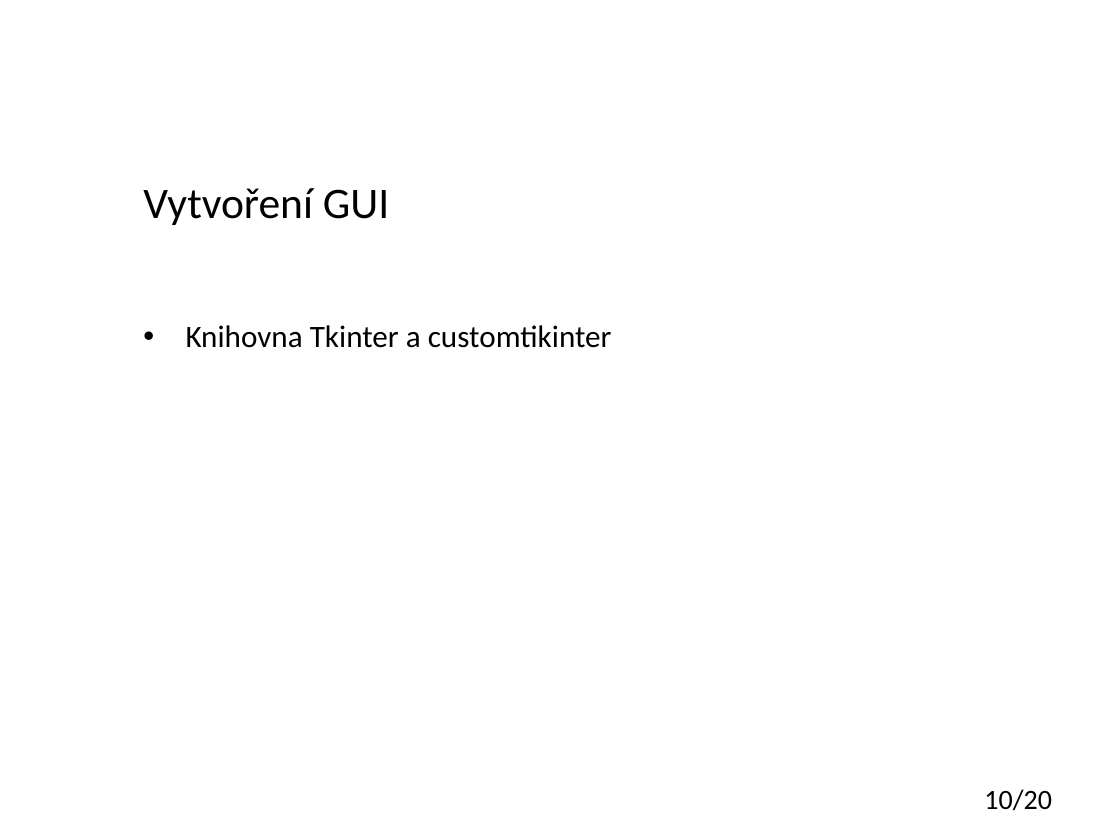
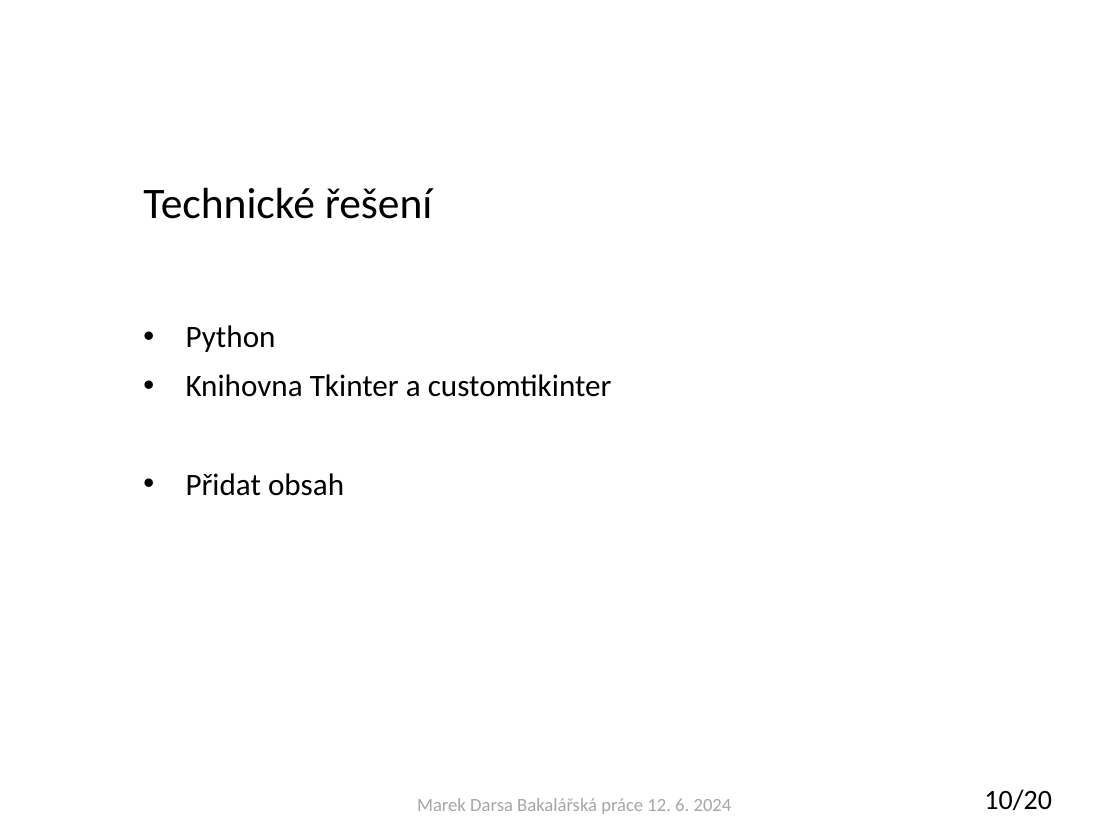
Before and after one commit to IronKnee22/Bakalarka, a slide deck: slide 10 of Obhajoba_darsamar.pptx. Drawn at 1120x840 pixels with LibreOffice and Linux fonts; fonts in the diff are those of the drawing; background and template pictures are left out. Boxes give left, top, right and bottom in pixels: in the first picture for what was removed or moved away, otherwise in the second. Text is boxed around its words. In the diff, an @@ line names an element or a change of style, - is before the commit and + after.

```diff
--- a/Obhajoba_darsamar.pptx
+++ b/Obhajoba_darsamar.pptx
@@ title at [143, 187, 433, 219]: text changed @@
-Vytvoření GUI
+Technické řešení
@@ text at [186, 325, 276, 352]: paragraph added @@
+• Python
@@ text at [186, 473, 344, 496]: paragraph added @@
+• Přidat obsah
@@ text added at [417, 798, 732, 814], 12 pt, text #A6A6A6 @@
+Marek Darsa Bakalářská práce 12. 6. 2024
```
Also in this commit, not shown: 9 other slides changed, 1 slide added, 1 slide removed.
